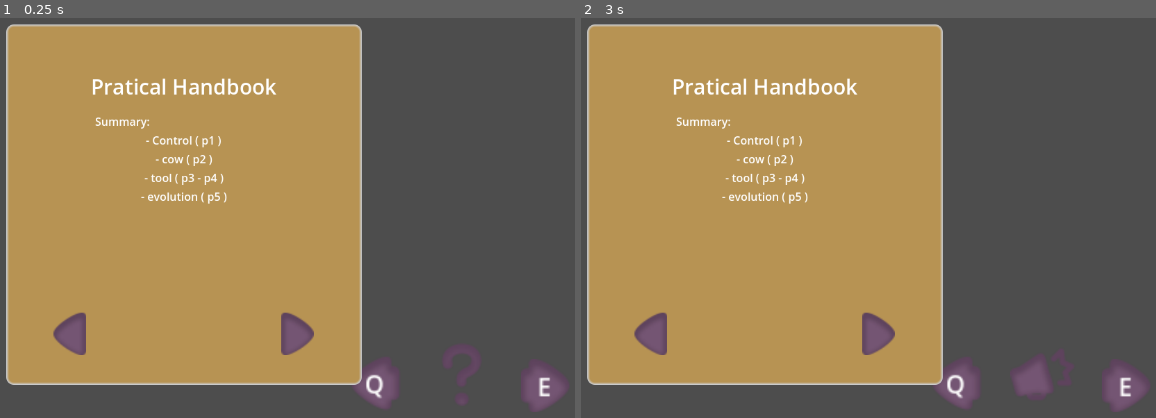
Above: before the commit, frames 1-2 (left to right).
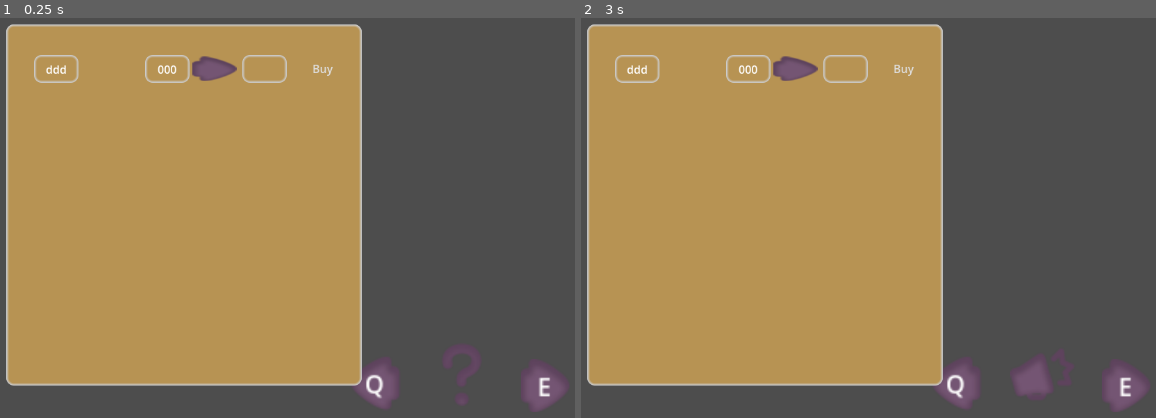
Above: after the commit, the same moments.

Repository: sentinelle28/cowherder
Game: Godot game, scene res://scene/scene_2d/main_menu/main_menu.tscn
Same seed, same stepped clock (60 frames per second), same inputs: the game is played once before the commit and once after it.
Inputs:
- Up to frame 1 (0.25 s): no input
- Up to frame 2 (3 s): tap Enter at 0.5, 2 s; hold Right (ui_right) 0.53-1.28 s; tap E (next_tool) at 0.6, 2.85 s; tap Space at 1.25, 2.75 s; hold Down (ui_down) 1.28-2.03 s; tap Q (previous_tool) at 1.35 s; hold Right (ui_right) 2.03-2.78 s; tap R (use_tool) at 2.1 s; hold Up (ui_up) from 2.78 s (still down)

The runs differ from the first frame. In frame 1, 3.4% of the frame differs, in the area x 1-63%, y 9-92%; in frame 2, 3.4%.

Commit message:
start working on buying menu
need to finish the buying part
need to test it

Diff:
--- /dev/null
+++ b/autolaud/main_music/main_music.gd
@@ -0,0 +1,20 @@
+extends AudioStreamPlayer
+
+func _ready() -> void:
+	_start()
+
+func _start()->void:
+	play()
+
+func _stop()->void:
+	stop()
+	$Timer.stop()
+
+
+
+func _on_finished() -> void:
+	$Timer.start(randi_range(3,10))
+
+
+func _on_timer_timeout() -> void:
+	_start()
--- /dev/null
+++ b/autolaud/main_music/main_music.tscn
@@ -0,0 +1,14 @@
+[gd_scene load_steps=3 format=3 uid="uid://bnqfiq46l3dly"]
+
+[ext_resource type="AudioStream" uid="uid://bqd2qban64m1b" path="res://asset/audio/Indigo Future Melody.wav" id="1_xscax"]
+[ext_resource type="Script" path="res://autolaud/main_music/main_music.gd" id="2_ts12x"]
+
+[node name="Main_music" type="AudioStreamPlayer"]
+stream = ExtResource("1_xscax")
+script = ExtResource("2_ts12x")
+
+[node name="Timer" type="Timer" parent="."]
+one_shot = true
+
+[connection signal="finished" from="." to="." method="_on_finished"]
+[connection signal="timeout" from="Timer" to="." method="_on_timer_timeout"]
--- /dev/null
+++ b/autolaud/shop_related/buying_menu.gd
@@ -0,0 +1,37 @@
+extends CanvasLayer
+var current_open_buying_stall:BuyingStall
+var current_player:Player
+
+func _open_menu(buying_stall:BuyingStall,player:Player)->void:
+	current_player = player
+	show()
+	get_tree().paused = true
+	Daycycle._stop()
+	_set_item_list(buying_stall)
+	current_open_buying_stall = buying_stall
+
+func _quit()->void:
+	hide()
+	get_tree().paused = false
+	Daycycle._start()
+
+
+func _set_item_list(buying_stall:BuyingStall)->void:
+	_clear_item()
+	_add_item(buying_stall)
+
+func _add_item(buying_stall:BuyingStall)->void:
+	for good:Food in buying_stall.get_good():
+		$Panel/ItemList.add_item(good.get_food_name(),good.get_Ctexture())
+
+func _clear_item()->void:
+	$Panel/ItemList.clear()
+
+
+func _on_buy_button_pressed() -> void:
+	pass # Replace with function body.
+
+
+func _on_item_list_item_selected(index: int) -> void:
+	$Panel/Control/exchange2/item_texture.texture = current_open_buying_stall.get_texture(index)
+	$Panel/Control/exchange/money_requiere.text = str(current_open_buying_stall.get_price(index))
--- /dev/null
+++ b/autolaud/shop_related/buying_menu.tscn
@@ -0,0 +1,148 @@
+[gd_scene load_steps=5 format=3 uid="uid://cy7fgvsbhimd8"]
+
+[ext_resource type="Script" path="res://autolaud/shop_related/buying_menu.gd" id="1_m4ld1"]
+[ext_resource type="Theme" uid="uid://c07dob5nypfph" path="res://asset/handbook/handbook.tres" id="2_ahu5e"]
+[ext_resource type="Texture2D" uid="uid://bfqe3dc47vm5m" path="res://asset/ui/Menu Buttons/Icons/Arrow3.png" id="3_kougc"]
+
+[sub_resource type="StyleBoxEmpty" id="StyleBoxEmpty_xj543"]
+
+[node name="Buying_menu" type="CanvasLayer"]
+process_mode = 2
+script = ExtResource("1_m4ld1")
+
+[node name="Panel" type="Panel" parent="."]
+anchors_preset = 8
+anchor_left = 0.5
+anchor_top = 0.5
+anchor_right = 0.5
+anchor_bottom = 0.5
+offset_left = -256.0
+offset_top = -260.0
+offset_right = 256.0
+offset_bottom = 260.0
+grow_horizontal = 2
+grow_vertical = 2
+theme = ExtResource("2_ahu5e")
+
+[node name="Control" type="Control" parent="Panel"]
+layout_mode = 1
+anchors_preset = 5
+anchor_left = 0.5
+anchor_right = 0.5
+offset_left = -216.0
+offset_top = 24.0
+offset_right = 224.0
+offset_bottom = 104.0
+grow_horizontal = 2
+
+[node name="Panel" type="Panel" parent="Panel/Control"]
+layout_mode = 1
+anchors_preset = 4
+anchor_top = 0.5
+anchor_bottom = 0.5
+offset_top = -20.0
+offset_right = 64.0
+offset_bottom = 20.0
+grow_vertical = 2
+
+[node name="money_label" type="Label" parent="Panel/Control/Panel"]
+layout_mode = 1
+anchors_preset = 8
+anchor_left = 0.5
+anchor_top = 0.5
+anchor_right = 0.5
+anchor_bottom = 0.5
+offset_left = -20.0
+offset_top = -11.5
+offset_right = 20.0
+offset_bottom = 11.5
+grow_horizontal = 2
+grow_vertical = 2
+text = "ddd"
+horizontal_alignment = 1
+
+[node name="exchange" type="Panel" parent="Panel/Control"]
+layout_mode = 1
+anchors_preset = 8
+anchor_left = 0.5
+anchor_top = 0.5
+anchor_right = 0.5
+anchor_bottom = 0.5
+offset_left = -60.0
+offset_top = -20.0
+offset_right = 4.0
+offset_bottom = 20.0
+grow_horizontal = 2
+grow_vertical = 2
+
+[node name="money_requiere" type="Label" parent="Panel/Control/exchange"]
+layout_mode = 1
+anchors_preset = 8
+anchor_left = 0.5
+anchor_top = 0.5
+anchor_right = 0.5
+anchor_bottom = 0.5
+offset_left = -20.0
+offset_top = -11.5
+offset_right = 20.0
+offset_bottom = 11.5
+grow_horizontal = 2
+grow_vertical = 2
+text = "000"
+horizontal_alignment = 1
+
+[node name="exchange2" type="Panel" parent="Panel/Control"]
+layout_mode = 1
+anchors_preset = 6
+anchor_left = 1.0
+anchor_top = 0.5
+anchor_right = 1.0
+anchor_bottom = 0.5
+offset_left = -140.0
+offset_top = -20.0
+offset_right = -76.0
+offset_bottom = 20.0
+grow_horizontal = 0
+grow_vertical = 2
+
+[node name="item_texture" type="Sprite2D" parent="Panel/Control/exchange2"]
+position = Vector2(32, 20)
+
+[node name="exchange_arrow" type="Sprite2D" parent="Panel/Control"]
+position = Vector2(260, 40)
+scale = Vector2(2, 1)
+texture = ExtResource("3_kougc")
+
+[node name="Buy_button" type="Button" parent="Panel/Control"]
+layout_mode = 1
+anchors_preset = 6
+anchor_left = 1.0
+anchor_top = 0.5
+anchor_right = 1.0
+anchor_bottom = 0.5
+offset_left = -48.0
+offset_top = -16.0
+offset_right = 1.0
+offset_bottom = 16.0
+grow_horizontal = 0
+grow_vertical = 2
+text = "Buy"
+flat = true
+
+[node name="ItemList" type="ItemList" parent="Panel"]
+layout_mode = 1
+anchors_preset = 8
+anchor_left = 0.5
+anchor_top = 0.5
+anchor_right = 0.5
+anchor_bottom = 0.5
+offset_left = -192.0
+offset_top = -132.0
+offset_right = 192.0
+offset_bottom = 196.0
+grow_horizontal = 2
+grow_vertical = 2
+theme_override_styles/panel = SubResource("StyleBoxEmpty_xj543")
+
+[connection signal="pressed" from="Panel/Control/Buy_button" to="." method="_on_buy_button_pressed"]
+[connection signal="item_selected" from="Panel/ItemList" to="." method="_on_item_list_item_selected"]
--- a/component/caracter/cow/cow.gd
+++ b/component/caracter/cow/cow.gd
@@ -9,6 +9,7 @@
 @export var amount_of_milk_created:int = 3
 @export var time_to_produce_milk:float = 10
 @export var milk_name:String = "Common"
+@export var label_prefab:PackedScene
 
 @export_group("evolution")
 @export var last_food:Food
@@ -97,7 +98,8 @@
 		amount_of_milk_created += randi_range(2,10)
 		amount_of_milk_created = clampi(amount_of_milk_created,0,100)
 		if amount_of_milk_created == 100:
-			amount_of_milk_created = 0
+			_spawn_label("+ Milk",Inventory.get_milk_color(milk_name))
+			amount_of_milk_created -= 100
 			Inventory._add_milk(milk_name)
 
 
@@ -111,9 +113,11 @@
 
 func _gain_happiness()->void:
 	curent_happiness += randi_range(0,3)
+	_spawn_label("+ Happy",Color.YELLOW)
 
 func _lose_happiness()->void:
 	curent_happiness += randi_range(-4,-1)
+	_spawn_label("- Happy",Color.RED)
 
 func _add_new_affix(affix:Food)->void:
 	_update_name(affix)
@@ -146,3 +150,9 @@
 
 func get_random_color()->Color:
 	return Color(get_value_in_range(),get_value_in_range(),get_value_in_range())
+
+
+func _spawn_label(text:String,color:Color)->void:
+	var new_label:LabelPrefab = label_prefab.instantiate()
+	new_label._set_text(text)
+	new_label._set_color(color)
--- a/component/caracter/cow/cow.tscn
+++ b/component/caracter/cow/cow.tscn
@@ -1,7 +1,8 @@
-[gd_scene load_steps=14 format=3 uid="uid://dwkfdyvriv0g7"]
+[gd_scene load_steps=15 format=3 uid="uid://dwkfdyvriv0g7"]
 
 [ext_resource type="Texture2D" uid="uid://demptygyxv6m3" path="res://asset/Sprout Lands - Sprites - Basic pack/Sprout Lands - Sprites - Basic pack/Characters/Free Cow Sprites.png" id="1_8mrtn"]
 [ext_resource type="Script" path="res://component/caracter/cow/cow.gd" id="1_urlpq"]
+[ext_resource type="PackedScene" uid="uid://bo6clyswd8vhl" path="res://component/label_prefab/label_prefab.tscn" id="2_jcdaa"]
 [ext_resource type="PackedScene" uid="uid://u285fvgoscv1" path="res://component/shoprelated/librarie/default.tscn" id="3_rbds4"]
 
 [sub_resource type="RectangleShape2D" id="RectangleShape2D_7unhj"]
@@ -192,6 +193,7 @@
 [node name="cow" type="CharacterBody2D" node_paths=PackedStringArray("last_food")]
 collision_mask = 2
 script = ExtResource("1_urlpq")
+label_prefab = ExtResource("2_jcdaa")
 last_food = NodePath("default")
 
 [node name="CollisionShape2D" type="CollisionShape2D" parent="."]
--- /dev/null
+++ b/component/label_prefab/label_prefab.gd
@@ -0,0 +1,12 @@
+extends Label
+
+class_name LabelPrefab
+func _set_text(new_text:String)->void:
+	text = new_text
+
+func _set_color(color:Color)->void:
+	modulate = color
+
+
+func _on_animation_player_animation_finished(_anim_name: StringName) -> void:
+	queue_free()
--- /dev/null
+++ b/component/label_prefab/label_prefab.tscn
@@ -0,0 +1,53 @@
+[gd_scene load_steps=5 format=3 uid="uid://bo6clyswd8vhl"]
+
+[ext_resource type="Script" path="res://component/label_prefab/label_prefab.gd" id="1_kgwcp"]
+
+[sub_resource type="Animation" id="Animation_4ydow"]
+resource_name = "vanish"
+length = 3.0
+tracks/0/type = "value"
+tracks/0/imported = false
+tracks/0/enabled = true
+tracks/0/path = NodePath(".:self_modulate")
+tracks/0/interp = 1
+tracks/0/loop_wrap = true
+tracks/0/keys = {
+"times": PackedFloat32Array(0, 3),
+"transitions": PackedFloat32Array(1, 1),
+"update": 0,
+"values": [Color(1, 1, 1, 1), Color(1, 1, 1, 0)]
+}
+
+[sub_resource type="Animation" id="Animation_uqaax"]
+length = 0.001
+tracks/0/type = "value"
+tracks/0/imported = false
+tracks/0/enabled = true
+tracks/0/path = NodePath(".:self_modulate")
+tracks/0/interp = 1
+tracks/0/loop_wrap = true
+tracks/0/keys = {
+"times": PackedFloat32Array(0),
+"transitions": PackedFloat32Array(1),
+"update": 0,
+"values": [Color(1, 1, 1, 1)]
+}
+
+[sub_resource type="AnimationLibrary" id="AnimationLibrary_r2l6p"]
+_data = {
+"RESET": SubResource("Animation_uqaax"),
+"vanish": SubResource("Animation_4ydow")
+}
+
+[node name="Label_prefab" type="Label"]
+offset_right = 40.0
+offset_bottom = 23.0
+script = ExtResource("1_kgwcp")
+
+[node name="AnimationPlayer" type="AnimationPlayer" parent="."]
+libraries = {
+"": SubResource("AnimationLibrary_r2l6p")
+}
+autoplay = "vanish"
+
+[connection signal="animation_finished" from="AnimationPlayer" to="." method="_on_animation_player_animation_finished"]
--- a/component/shoprelated/prefab_for_objet/food_template.gd
+++ b/component/shoprelated/prefab_for_objet/food_template.gd
@@ -13,3 +13,6 @@
 
 func get_price()->int:
 	return price
+
+func get_Ctexture()->Texture2D:
+	return texture.duplicate()
--- a/component/shoprelated/stall/buying_stall.gd
+++ b/component/shoprelated/stall/buying_stall.gd
@@ -1,5 +1,6 @@
 extends StallBase
 
+class_name BuyingStall
 @export var is_permanent:bool = false
 var list_of_good:Array[Food] = []
 
@@ -20,9 +21,12 @@
 
 func _interaction_with_player()->void:
 	if player != null and has_stock():
+		BuyingMenu._open_menu(self)
+
+		"""
 		if Inventory.can_buy($stock.get_child(0).get_price()) and player.can_carry():
 			Inventory._buy($stock.get_child(0).get_price())
-			player._add_carriable_object($stock.get_child(0))
+			player._add_carriable_object($stock.get_child(0))"""
 
 
 func has_stock()->bool:
@@ -36,9 +40,9 @@
 
 func _restock_permanent()->void:
 	_void_stock()
-
 	for good:Food in list_of_good:
 		$stock.add_child(good.duplicate())
+
 
 func _restock_tempory()->void:
 	_void_stock()
@@ -51,4 +55,16 @@
 func _void_stock()->void:
 	if $stock.get_child_count() != 0:
 		for child:Food in $stock.get_children():
-			$stock.remove_child(child)
+			$stock.call_deferred("remove_child",child)
+
+func get_price(index:int)->int:
+	return get_food(index).get_price()
+
+func get_texture(index:int)->Texture2D:
+	return get_food(index).get_Ctexture()
+
+func get_food(index:int)->Food:
+	return $stock.get_child(index)
+
+func get_good()->Array[Node]:
+	return $stock.get_children()
--- a/project.godot
+++ b/project.godot
@@ -24,6 +24,8 @@
 Handbook="*res://autolaud/handbook/handbook.tscn"
 SellInventory="*res://autolaud/shop_related/sell_inventory.tscn"
 ShopOffer="*res://autolaud/shop_related/Shop_offer.gd"
+MainMusic="*res://autolaud/main_music/main_music.tscn"
+BuyingMenu="*res://autolaud/shop_related/buying_menu.tscn"
 
 [display]
 
--- a/scene/scene_2d/gameplay_scene/gameplay_scene.tscn
+++ b/scene/scene_2d/gameplay_scene/gameplay_scene.tscn
@@ -9,8 +9,6 @@
 [ext_resource type="PackedScene" uid="uid://cltooyrfuxtej" path="res://component/map_related/house_wall.tscn" id="5_idij4"]
 [ext_resource type="PackedScene" uid="uid://dne0s8br054iq" path="res://component/cow_related/waypoint.tscn" id="5_vb5oo"]
 [ext_resource type="PackedScene" uid="uid://b06rnwgr66210" path="res://component/map_related/plant_layer.tscn" id="7_pytx7"]
-[ext_resource type="PackedScene" uid="uid://bx73ctemcsgl3" path="res://component/shoprelated/stall/buying_stall.tscn" id="10_rxlod"]
-[ext_resource type="PackedScene" uid="uid://c3skeg7a71xas" path="res://component/shoprelated/stall/selling_stall.tscn" id="11_oxwed"]
 
 [node name="gameplay_scene" type="Node2D"]
 
@@ -44,9 +42,3 @@
 [node name="waypoint" parent="." node_paths=PackedStringArray("player") instance=ExtResource("5_vb5oo")]
 position = Vector2(32, 384)
 player = NodePath("../player")
-
-[node name="buying_stall" parent="." instance=ExtResource("10_rxlod")]
-position = Vector2(488, 400)
-
-[node name="selling_stall" parent="." instance=ExtResource("11_oxwed")]
-position = Vector2(632, 448)
Not shown: 1 places in scene/scene_2d/gameplay_scene/gameplay_scene.tscn that only renumber resources
